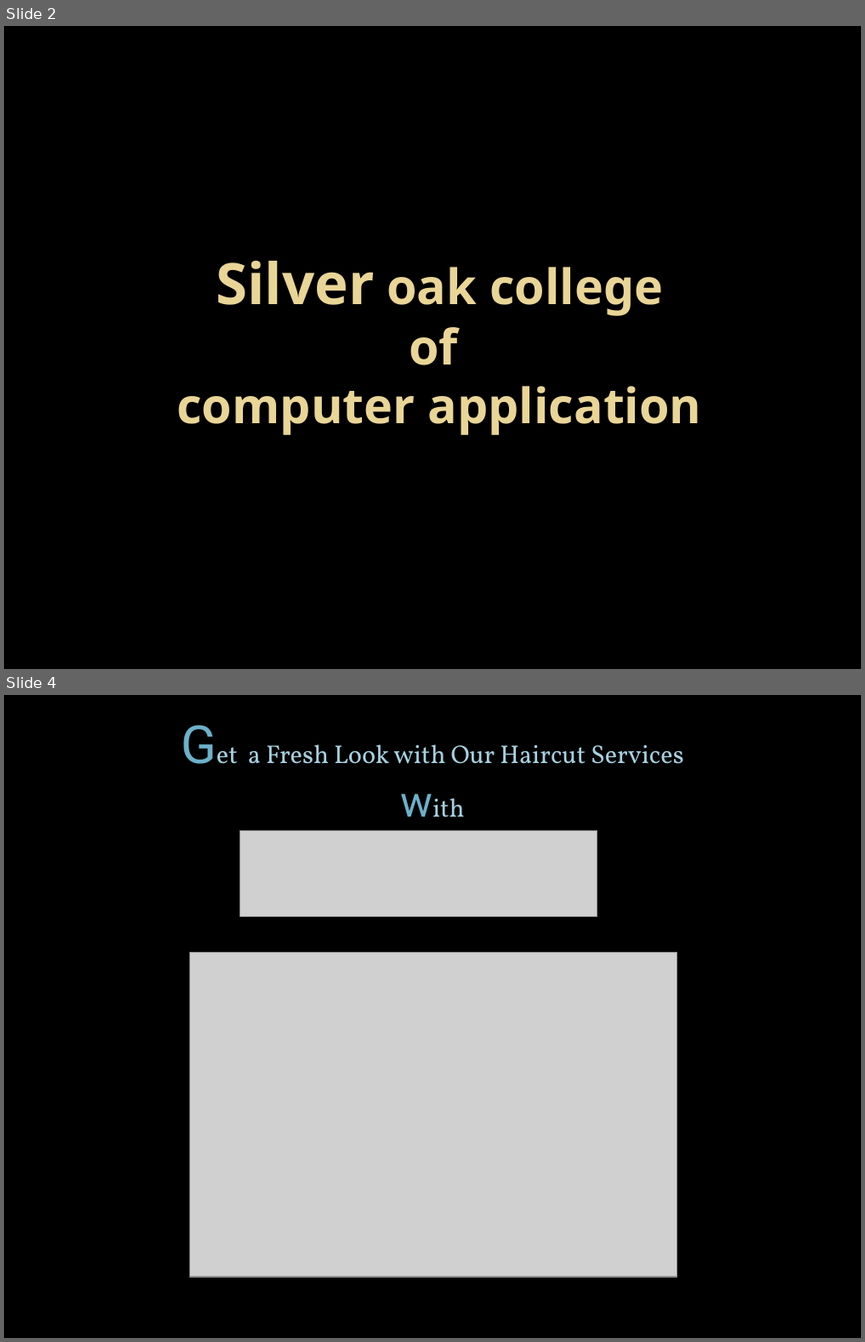
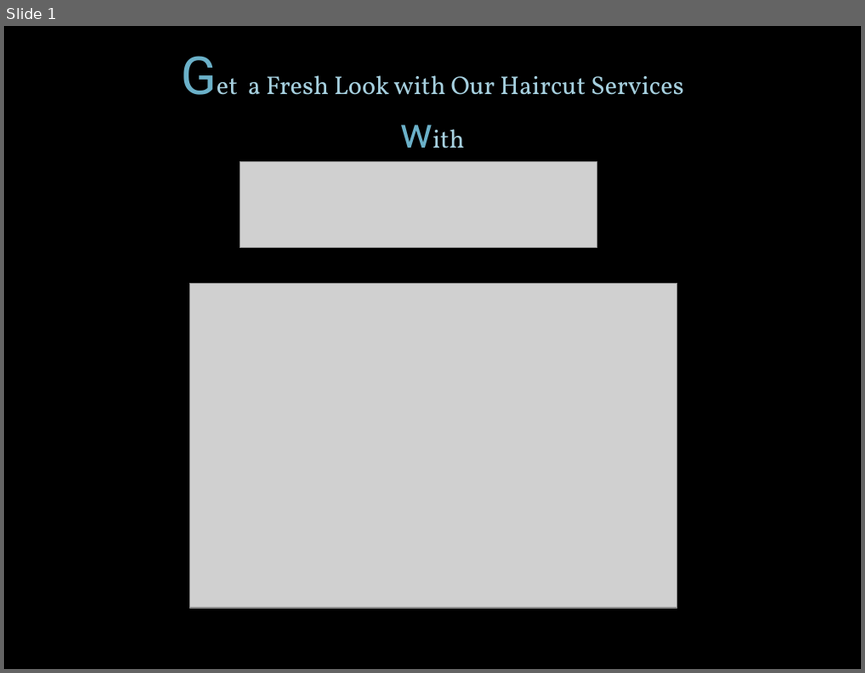
Before and after one commit to pateldev5/final-exam, a slide deck: web.ppt.pptx. Shown one above the other, each under a label of ours: slides 2 and 4 before the commit, slide 1 after it; the slides between them are not shown. The pictures are 865x1342 and 865x673 pixels, drawn with LibreOffice and Linux fonts; fonts in the diff are those of the drawing; grey boxes stand for pictures. Boxes give left, top, right and bottom in pixels: in the first picture for what was removed or moved away, otherwise in the second. Text is boxed around its words. In the diff, an @@ line names an element or a change of style, - is before the commit and + after.

```diff
--- a/web.ppt.pptx
+++ b/web.ppt.pptx
@@ slide 2 removed at [4, 26, 861, 669], background #000000 @@
@@ title removed at [177, 261, 702, 435] @@
-Silver oak college
-of
-computer application
@@ what was slide 4 is now slide 1 @@
```
Also in this commit, not shown: 1 slide changed, 3 other slides removed.
